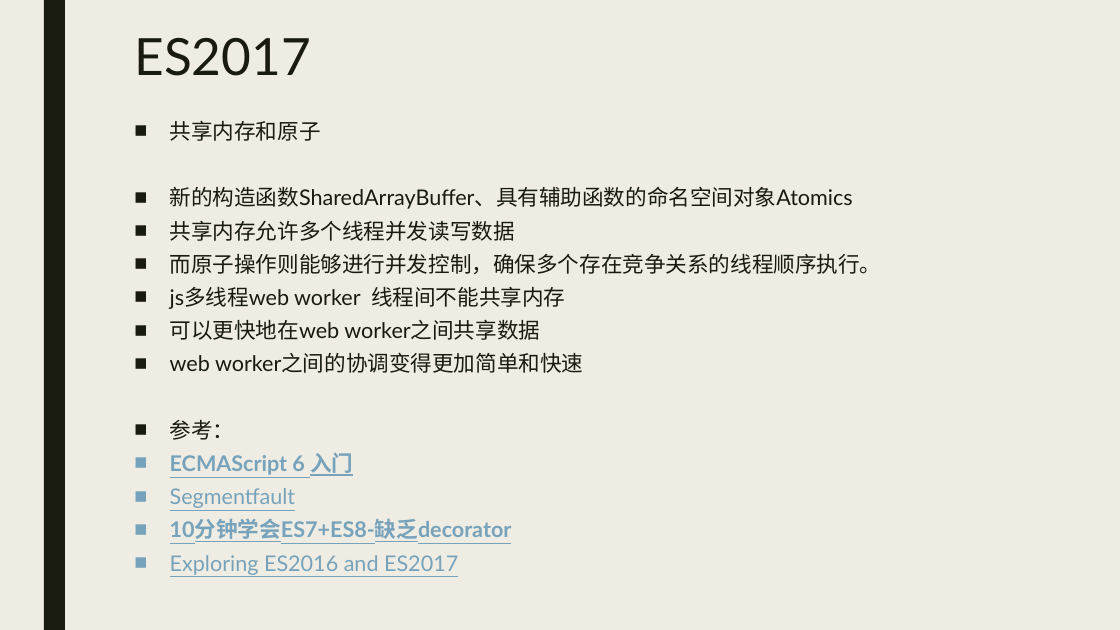
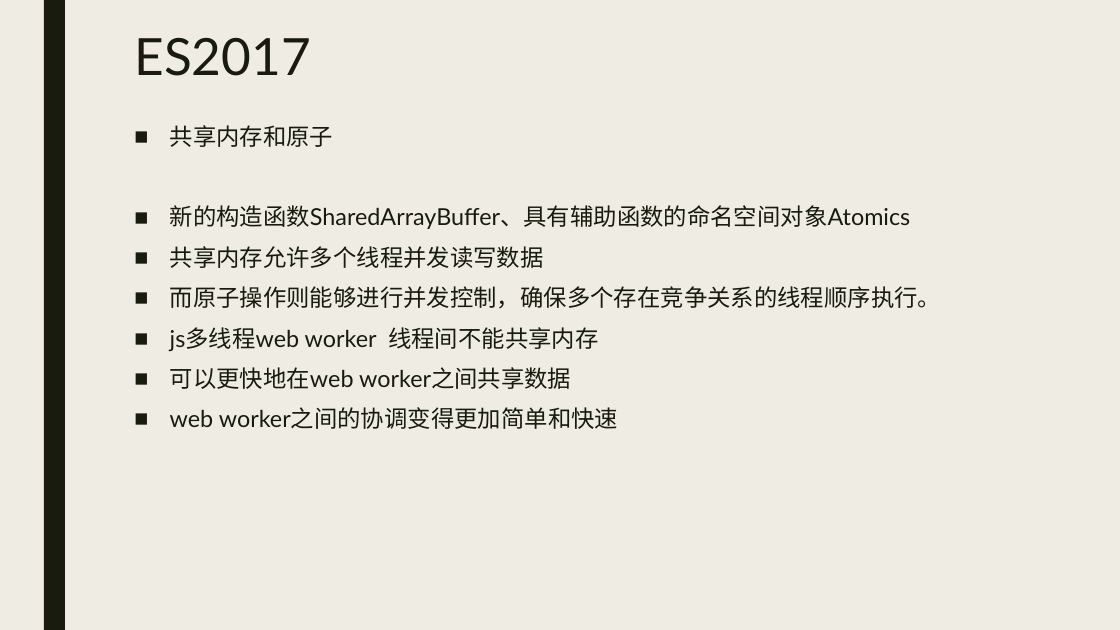
Before and after one commit to wflonglong/wflonglong.github.io, a slide deck: slide 16 of source/ppt/ES6.pptx (slide 15 before the commit). Drawn at 1120x630 pixels with LibreOffice and Linux fonts; fonts in the diff are those of the drawing. Boxes give left, top, right and bottom in pixels: in the first picture for what was removed or moved away, otherwise in the second. Text is boxed around its words. In the diff, an @@ line names an element or a change of style, - is before the commit and + after.

```diff
--- a/source/ppt/ES6.pptx
+++ b/source/ppt/ES6.pptx
@@ text "共享内存和原子" at [170,125,941,429]: size 18.5 to 20 pt; line spacing 0.74 to 0.94 @@
@@ text at [170,420,512,575]: paragraphs removed @@
-■ 参考：
-■ ECMAScript 6 入门
-■ Segmentfault
-■ 10分钟学会ES7+ES8-缺乏decorator
-■ Exploring ES2016 and ES2017
```
Also in this commit, not shown: 1 other slide changed, 2 slides added.
